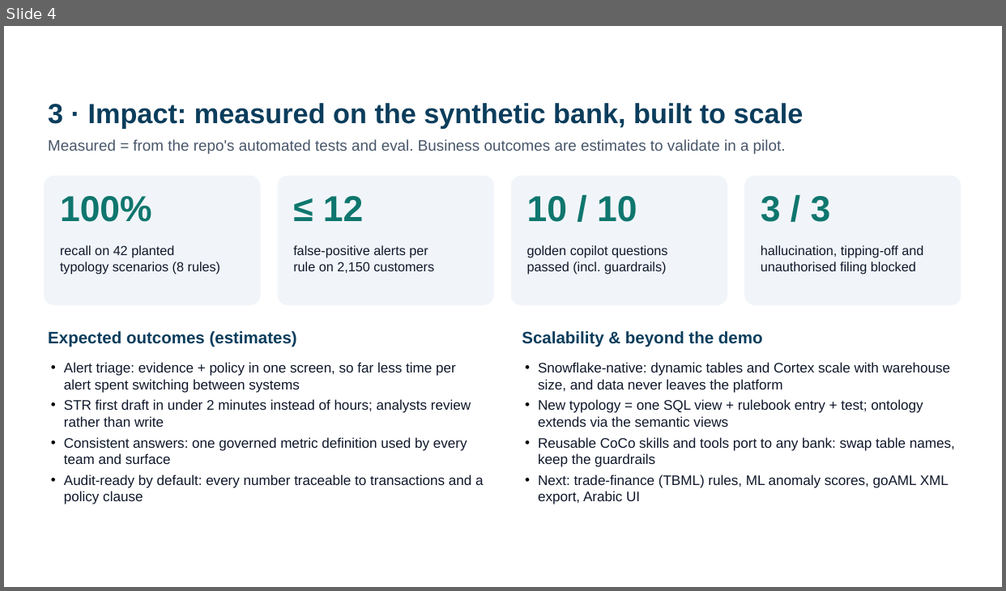
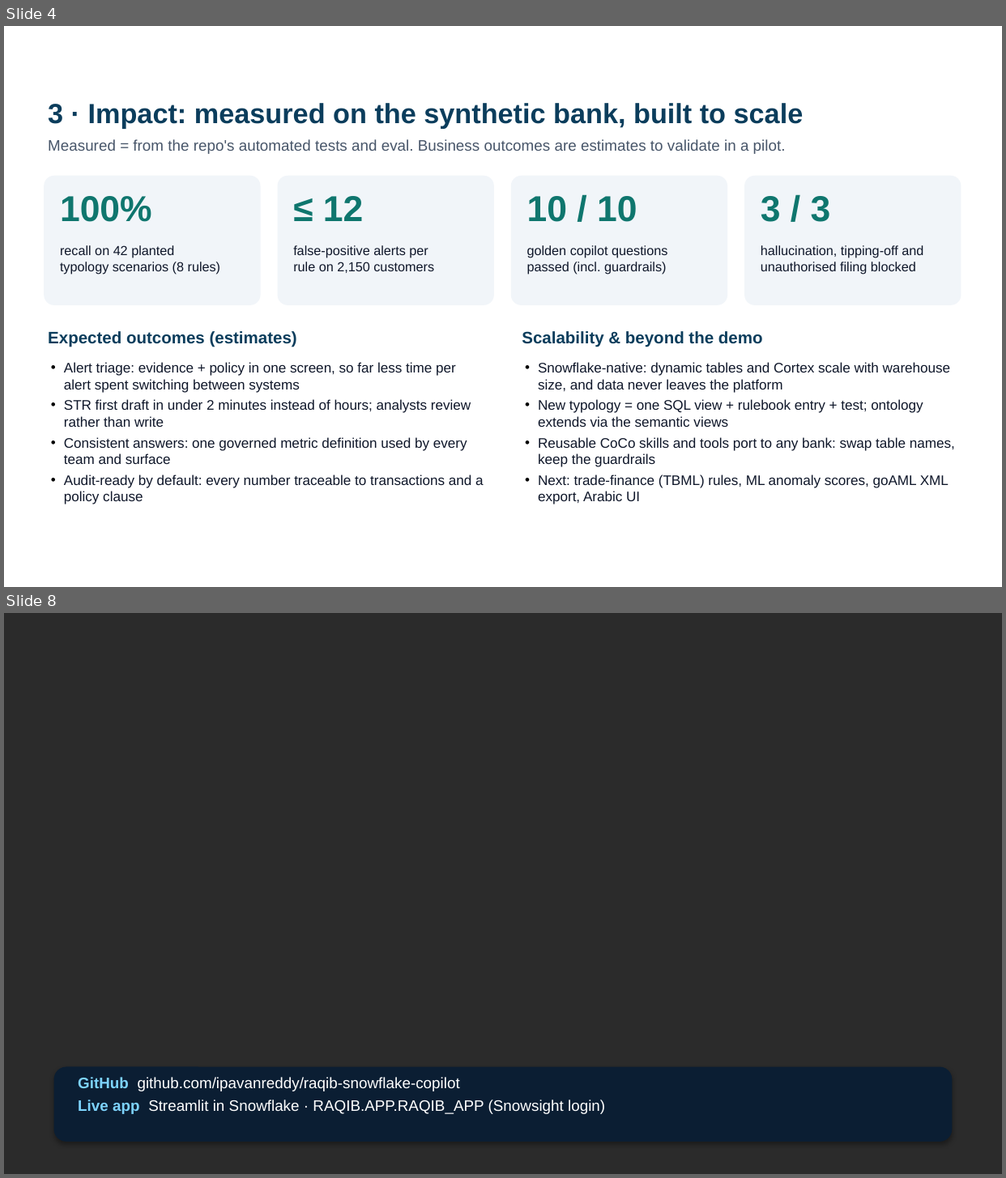
Before and after one commit to ipavanreddy/raqib-snowflake-copilot, a slide deck: docs/Raqib_submission_deck.pptx. Shown one above the other, each under a label of ours: slide 4 before the commit, slides 4 and 8 after it; the slides between them are not shown. The pictures are 1006x591 and 1006x1178 pixels, drawn with LibreOffice and Linux fonts; fonts in the diff are those of the drawing; background and template pictures are left out; a plain dark background stands for a picture behind light text. Boxes give left, top, right and bottom in pixels: in the first picture for what was removed or moved away, otherwise in the second. Text is boxed around its words. In the diff, an @@ line names an element or a change of style, - is before the commit and + after.

```diff
--- a/docs/Raqib_submission_deck.pptx
+++ b/docs/Raqib_submission_deck.pptx
@@ slide 8 added at (4,613,1002,1174), background picture (left out) @@
@@ rounded rectangle added at (54,1067,952,1142), fill #0B1E33 @@
@@ text added at (78,1077,605,1114), 11 pt, text #FFFFFF @@
+GitHub github.com/ipavanreddy/raqib-snowflake-copilot
+Live app Streamlit in Snowflake · RAQIB.APP.RAQIB_APP (Snowsight login)
```
Also in this commit, not shown: 3 slides changed, 1 slide removed, 9 other files.
